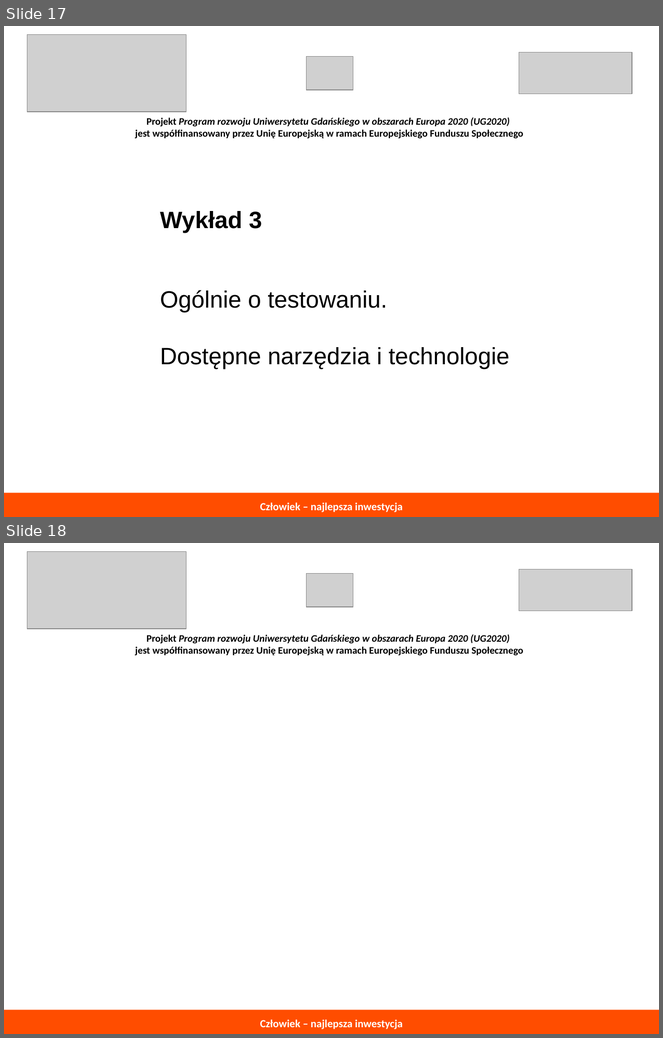
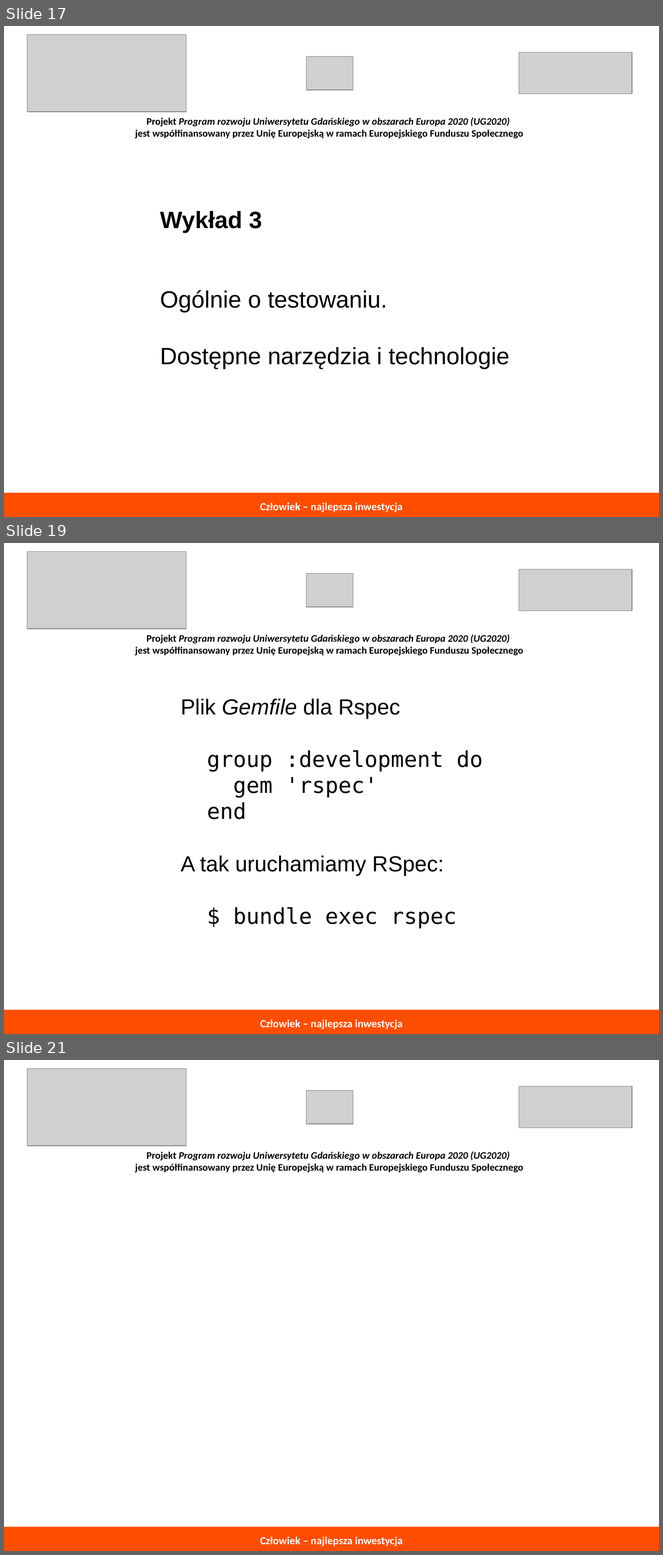
Before and after one commit to ljadanowski/syllabus-testowanie-aplikacji, a slide deck: todo/konspekt_wykladu.odp. Shown one above the other, each under a label of ours: slides 17 and 18 before the commit, slides 17, 19 and 21 after it; the slides between them are not shown. The pictures are 663x1038 and 663x1555 pixels, drawn with LibreOffice and Linux fonts; fonts in the diff are those of the drawing; grey boxes stand for pictures. Boxes give left, top, right and bottom in pixels: in the first picture for what was removed or moved away, otherwise in the second. Text is boxed around its words. In the diff, an @@ line names an element or a change of style, - is before the commit and + after.

```diff
--- a/todo/konspekt_wykladu.odp
+++ b/todo/konspekt_wykladu.odp
@@ slide 19 added at <box>4,543,659,1034</box>, background #FFFFFF @@
@@ group added at <box>27,551,632,656</box>: 3 pictures, 1 text @@
+Projekt Program rozwoju Uniwersytetu Gdańskiego w obszarach Europa 2020 (UG2020)
+jest współfinansowany przez Unię Europejską w ramach Europejskiego Funduszu Społecznego
@@ text added at <box>181,698,483,929</box>, 24 pt, text #000000 @@
+Plik Gemfile dla Rspec
+group :development do
+gem 'rspec'
+end
+A tak uruchamiamy RSpec:
+$ bundle exec rspec
@@ rectangle added at <box>4,1010,659,1034</box>, fill #FF4D00, 12 pt, text #FFFFFF, bold @@
+Człowiek – najlepsza inwestycja
@@ what was slide 18 is now slide 21 @@
```
Also in this commit, not shown: 5 other slides added, 1 other file.
